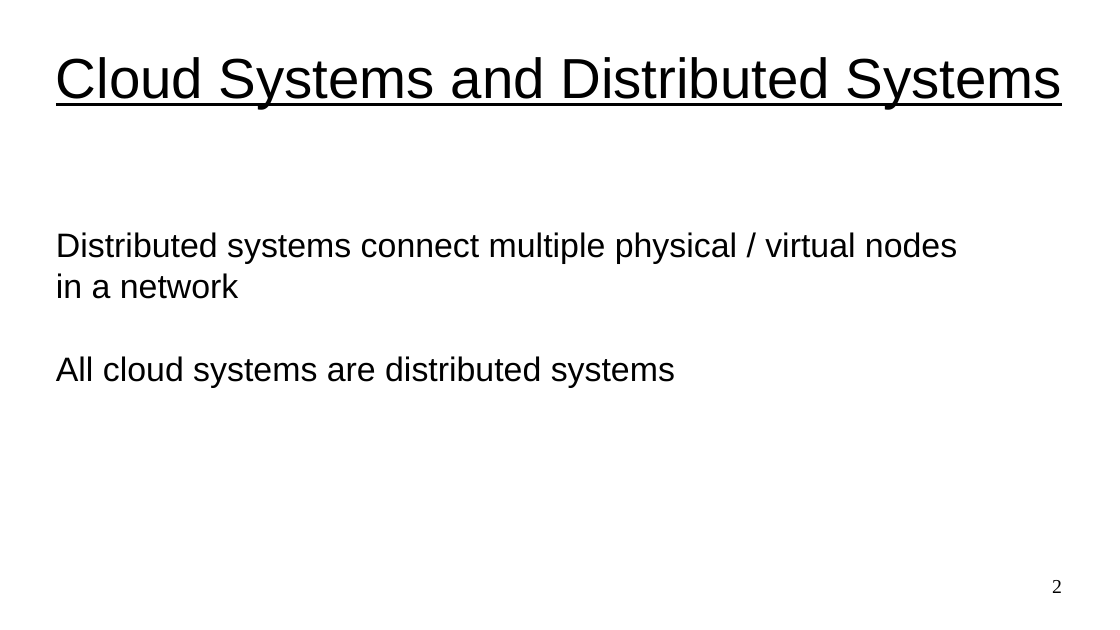
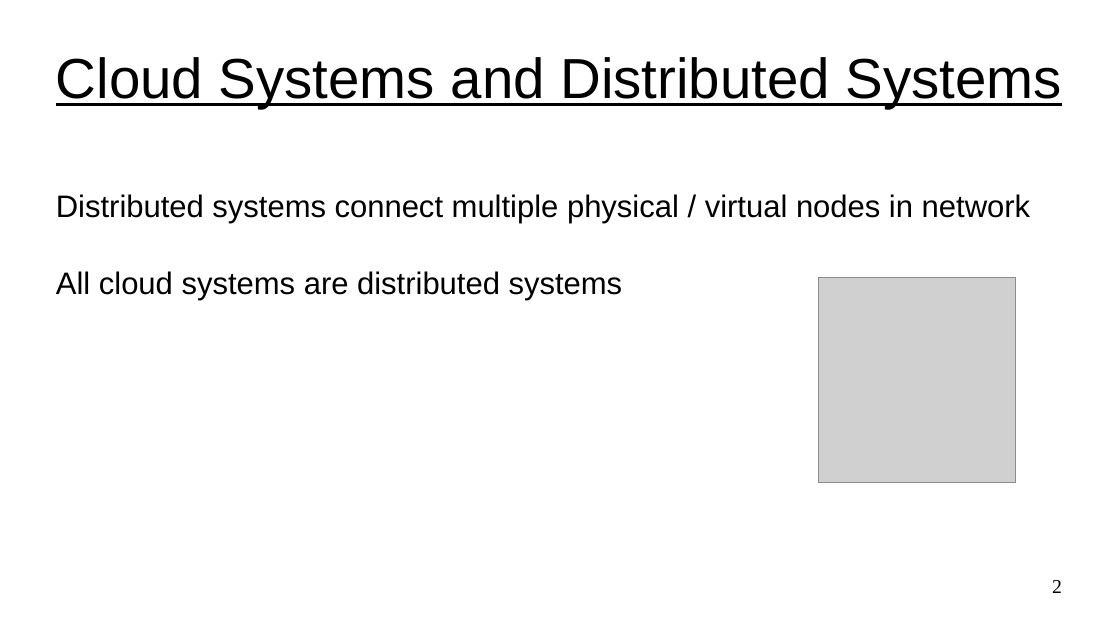
Before and after one commit to UVADS/distributed_computing, a slide deck: slide 2 of 03_dataframes_and_spark_sql/cap_theorem.ppt. Drawn at 1120x630 pixels with LibreOffice and Linux fonts; fonts in the diff are those of the drawing; grey boxes stand for pictures. Boxes give left, top, right and bottom in pixels: in the first picture for what was removed or moved away, otherwise in the second. Text is boxed around its words. In the diff, an @@ line names an element or a change of style, - is before the commit and + after.

```diff
--- a/03_dataframes_and_spark_sql/cap_theorem.ppt
+++ b/03_dataframes_and_spark_sql/cap_theorem.ppt
@@ subtitle at [56,194,1031,223]: text changed; size 24 to 22 pt @@
-Distributed systems connect multiple physical / virtual nodes
-in a network
+Distributed systems connect multiple physical / virtual nodes in network
@@ subtitle "Distributed systems connect multiple physical ...": place and size @@
-subtitle "Distributed systems connect multiple physical ..." at [56,232,957,387]
+subtitle "Distributed systems connect multiple physical ..." at [56,194,1031,300]
@@ subtitle at [56,271,623,300]: size 24 to 22 pt in "All cloud systems are distributed systems" @@
@@ picture added at [819,277,1016,483] @@
```
Also in this commit, not shown: 5 other slides changed, 7 slides added, 2 other files.
